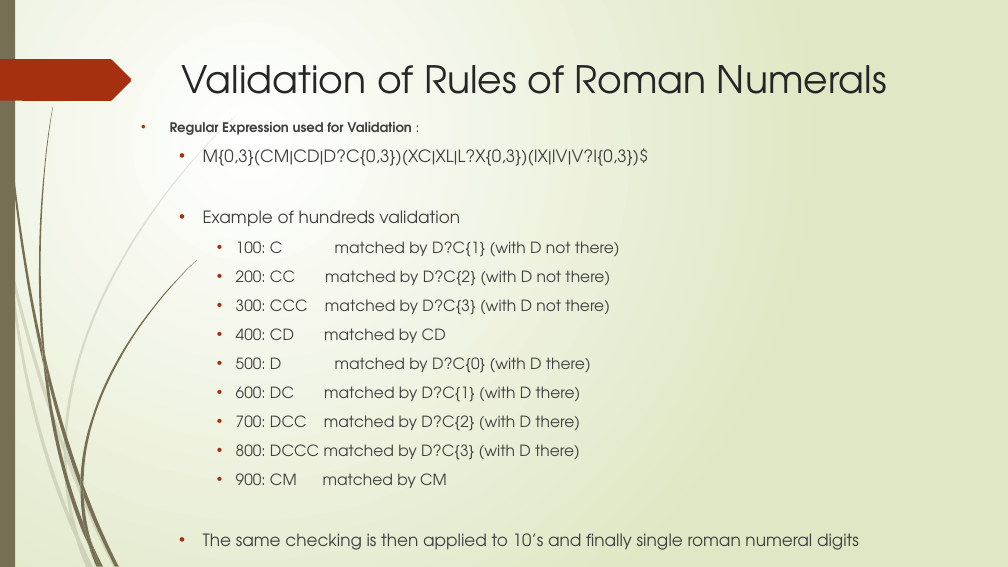
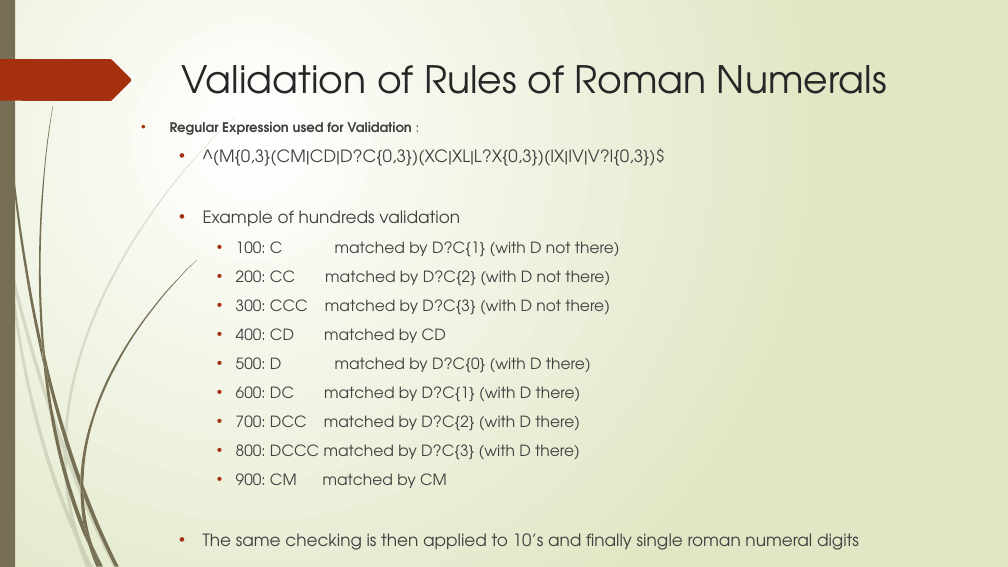
Before and after one commit to DavidJMartinProjects/Roman_Numerical_Calculator_Sprint3, a slide deck: slide 6 of docs/Ericsson Internship Project - Code Review 1.pptx. Drawn at 1008x567 pixels with LibreOffice and Linux fonts; fonts in the diff are those of the drawing. Boxes give left, top, right and bottom in pixels: in the first picture for what was removed or moved away, otherwise in the second. Text is boxed around its words. In the diff, an @@ line names an element or a change of style, - is before the commit and + after.

```diff
--- a/docs/Ericsson Internship Project - Code Review 1.pptx
+++ b/docs/Ericsson Internship Project - Code Review 1.pptx
@@ text at (x1=203, y1=148, x2=665, y2=166): text changed @@
-  • M{0,3}(CM|CD|D?C{0,3})(XC|XL|L?X{0,3})(IX|IV|V?I{0,3})$
+  • ^(M{0,3}(CM|CD|D?C{0,3})(XC|XL|L?X{0,3})(IX|IV|V?I{0,3})$
```
Also in this commit, not shown: 1 other slide changed, 10 other files.
